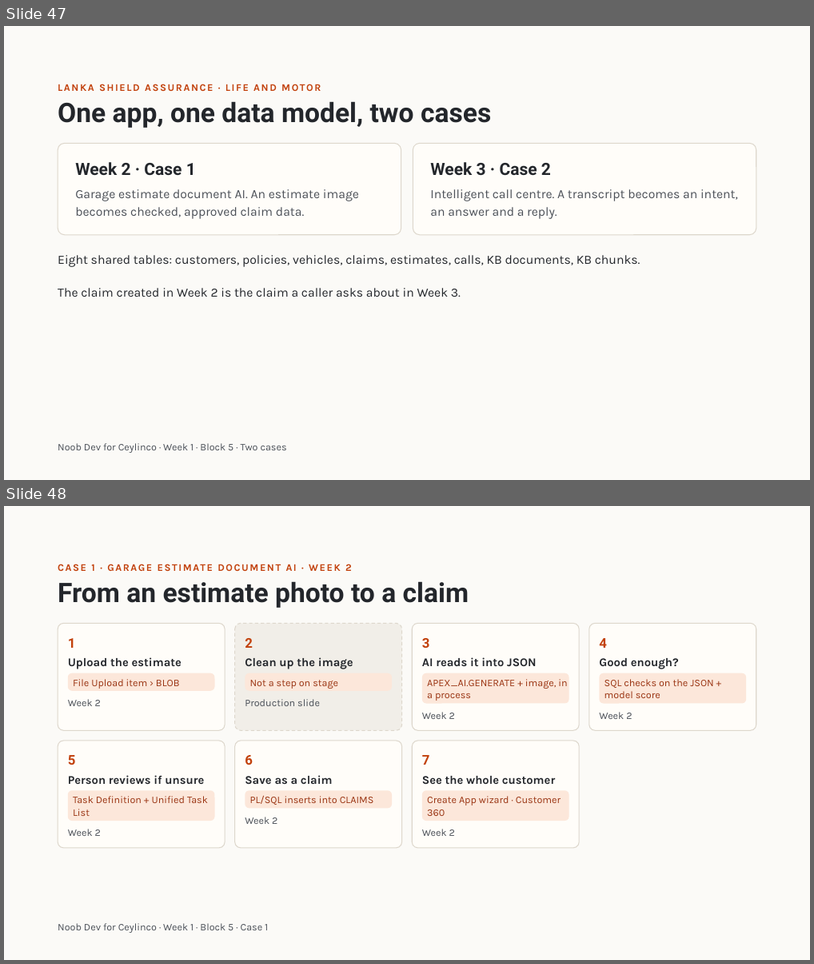
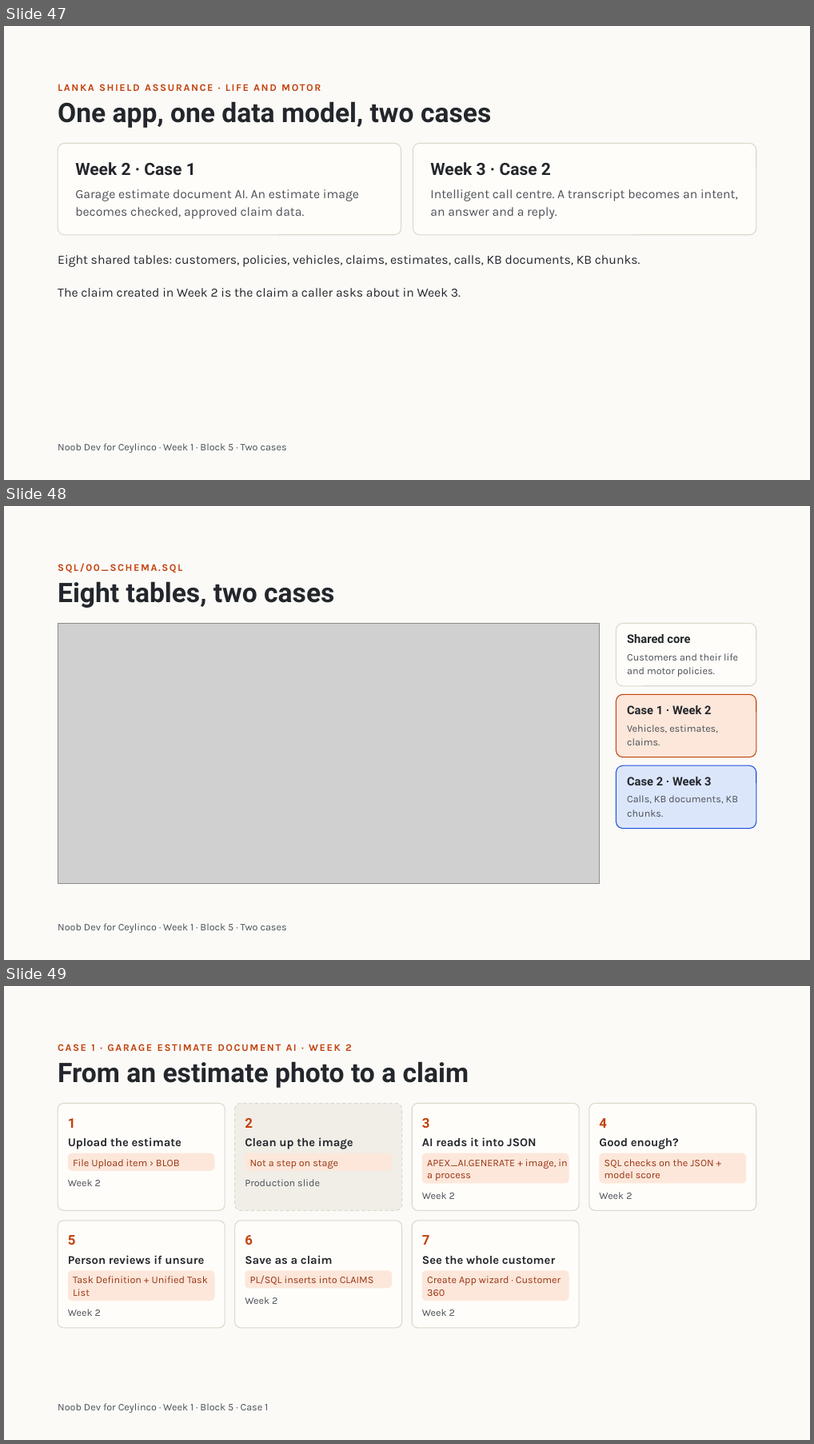
Before and after one commit to Adore96/ceylinco-ai-series, a slide deck: presentation/week1/week1-deck.pptx. Shown one above the other, each under a label of ours: slides 47 and 48 before the commit, slides 47, 48 and 49 after it. The pictures are 814x964 and 814x1444 pixels, drawn with LibreOffice and Linux fonts; fonts in the diff are those of the drawing; grey boxes stand for pictures. Boxes give left, top, right and bottom in pixels: in the first picture for what was removed or moved away, otherwise in the second. Text is boxed around its words. In the diff, an @@ line names an element or a change of style, - is before the commit and + after.

Commit message:
feat: add the EER diagram slide to Week 1 so the room sees the eight tables before the cases

```diff
--- a/presentation/week1/week1-deck.pptx
+++ b/presentation/week1/week1-deck.pptx
@@ slide 48 added at box(4, 506, 810, 960), background #FBFAF7 @@
@@ text added at box(58, 563, 182, 573), 12 pt, text #C2410C, bold @@
+SQL/00_SCHEMA.SQL
@@ text added at box(58, 581, 334, 608), 32 pt, text #23262B, bold @@
+Eight tables, two cases
@@ picture added at box(58, 624, 600, 884) @@
@@ rounded rectangle added at box(616, 624, 757, 686), fill #FFFDF9, outline #DDD7CC 1 pt @@
@@ text added at box(627, 634, 690, 643), 14 pt, text #23262B, bold @@
+Shared core
@@ text added at box(627, 653, 738, 676), 12 pt, text #4B5058 @@
+Customers and their life and motor policies.
@@ rounded rectangle added at box(616, 694, 757, 757), fill #FCE7DA, outline #C2410C 1 pt @@
@@ text added at box(627, 705, 711, 714), 14 pt, text #23262B, bold @@
+Case 1 · Week 2
@@ text added at box(627, 724, 718, 745), 12 pt, text #4B5058 @@
+Vehicles, estimates, claims.
@@ rounded rectangle added at box(616, 765, 757, 828), fill #DCE6FB, outline #1D4ED8 1 pt @@
@@ text added at box(627, 776, 711, 785), 14 pt, text #23262B, bold @@
+Case 2 · Week 3
@@ text added at box(627, 795, 738, 816), 12 pt, text #4B5058 @@
+Calls, KB documents, KB chunks.
@@ text added at box(58, 923, 287, 932), 12 pt, text #4B5058 @@
+Noob Dev for Ceylinco · Week 1 · Block 5 · Two cases
@@ what was slide 48 is now slide 49 @@
```
Also in this commit, not shown: 1 other file.
